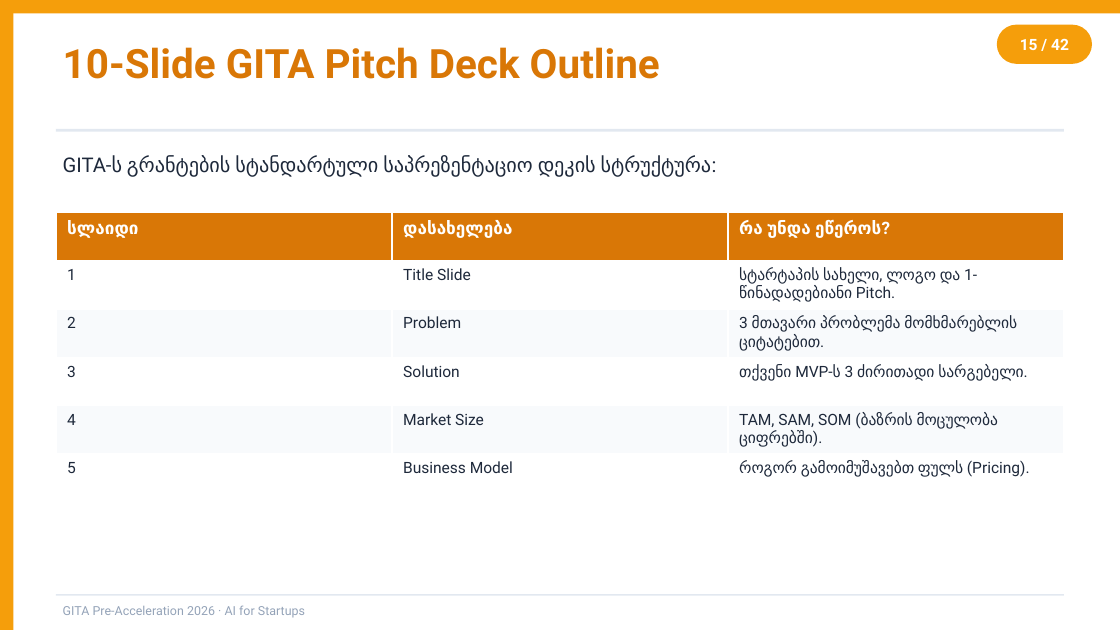
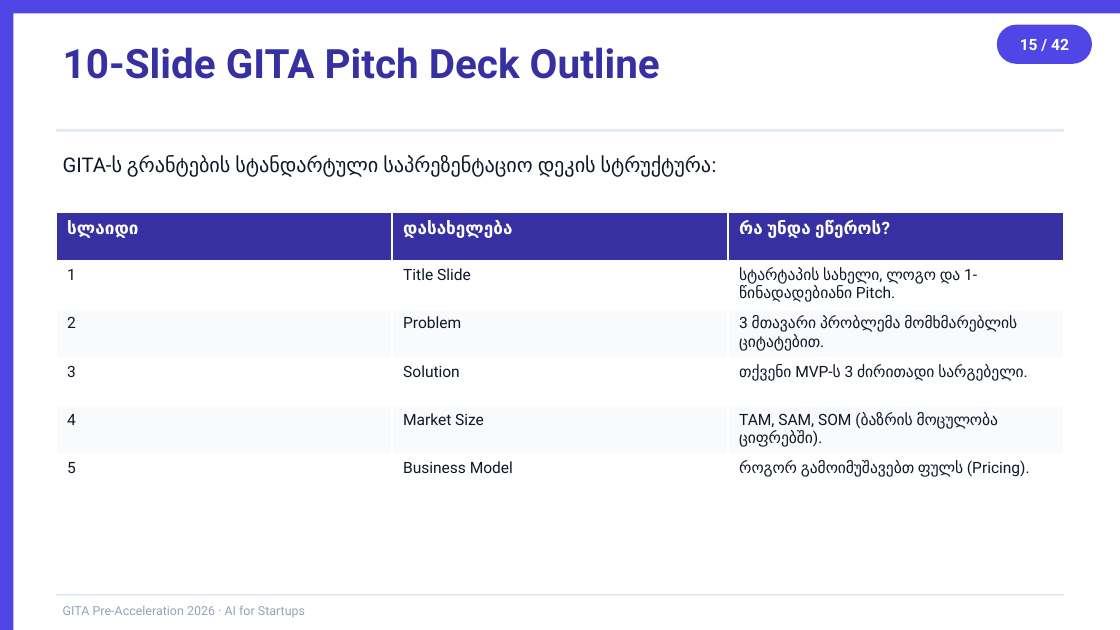
Before and after one commit to basilaia123/ai2026, a slide deck: slide 15 of GITA/Pre-Acceleration/2026-5h-AI-for-Startups/day2-slides.pptx. Drawn at 1120x630 pixels with LibreOffice and Linux fonts; fonts in the diff are those of the drawing. Boxes give left, top, right and bottom in pixels: in the first picture for what was removed or moved away, otherwise in the second. Text is boxed around its words. In the diff, an @@ line names an element or a change of style, - is before the commit and + after.

```diff
--- a/GITA/Pre-Acceleration/2026-5h-AI-for-Startups/day2-slides.pptx
+++ b/GITA/Pre-Acceleration/2026-5h-AI-for-Startups/day2-slides.pptx
@@ fill #F59E0B to #4F46E5 in 3 elements at (997, 25, 1092, 64), (0, 0, 13, 629), (0, 0, 1120, 13) @@
@@ text "10-Slide GITA Pitch Deck Outline" at (63, 47, 660, 79): text colour #D97706 to #3730A3 @@
@@ text "GITA-ს გრანტების სტანდარტული საპრეზენტაციო დეკის ..." at (63, 156, 712, 177): text colour #1E293B to #0F172A @@
@@ table at (56, 213, 1064, 498) @@
@@ fill #D97706 to #3730A3 in row 1 @@
@@ text colour #1E293B to #0F172A in "1", "Title Slide", "სტარტაპის სახელი, ლოგო და 1-წინადადებიანი Pitch.", "2" and 11 more places @@
```
Also in this commit, not shown: 41 other slides changed, 6 other files.
